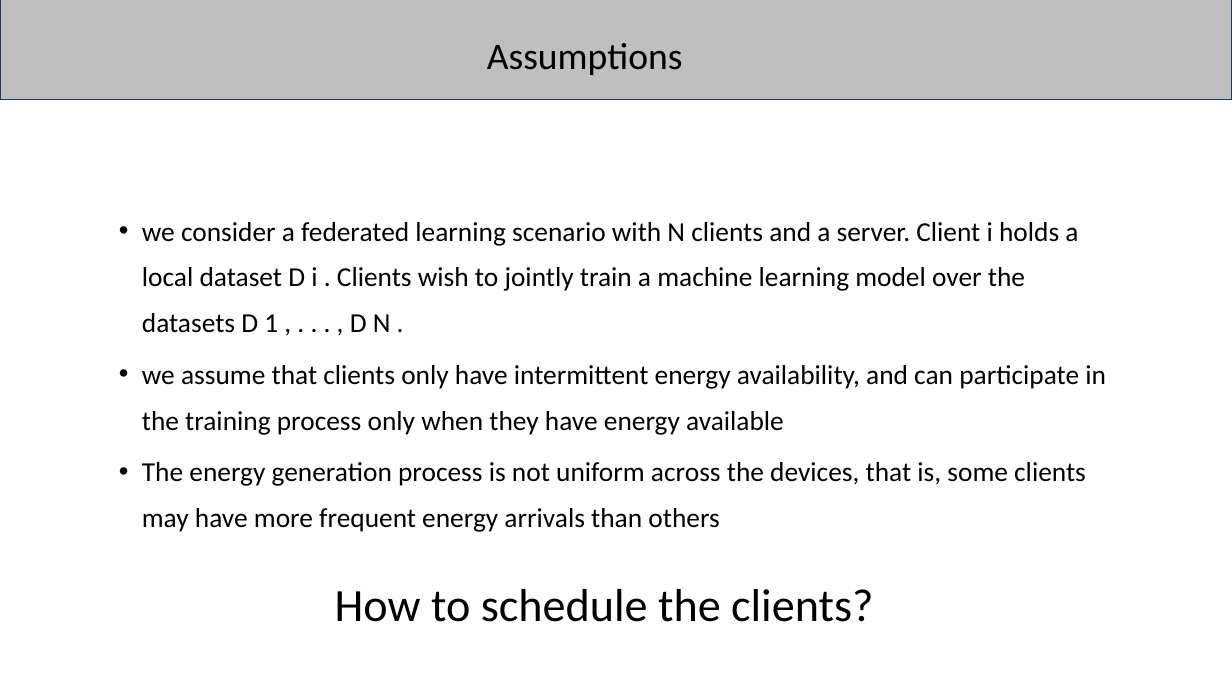
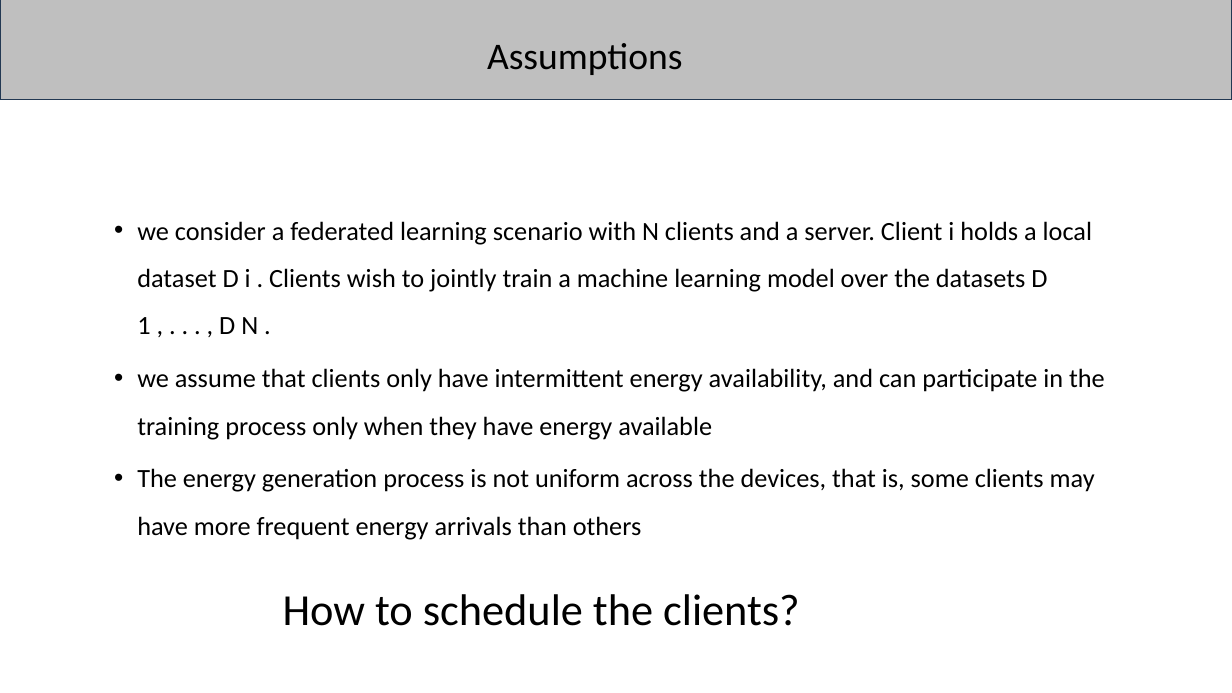
Before and after one commit to prajwalandysam/FYP-Group-3, a slide deck: slide 13 of fyp_3[1]-1.pptx. Drawn at 1232x693 pixels with LibreOffice and Linux fonts; fonts in the diff are those of the drawing. Boxes give left, top, right and bottom in pixels: in the first picture for what was removed or moved away, otherwise in the second. Text is boxed around its words. In the diff, an @@ line names an element or a change of style, - is before the commit and + after.

```diff
--- a/fyp_3[1]-1.pptx
+++ b/fyp_3[1]-1.pptx
@@ text "we consider a federated learning ..." at [137,221,1105,626]: size 42.7 to 41 pt; size 72 to 69.1 pt in "How to schedule the clients?"; line spacing 1.4 to 1.5 @@
```
Also in this commit, not shown: 25 other slides changed, 1 other file.
